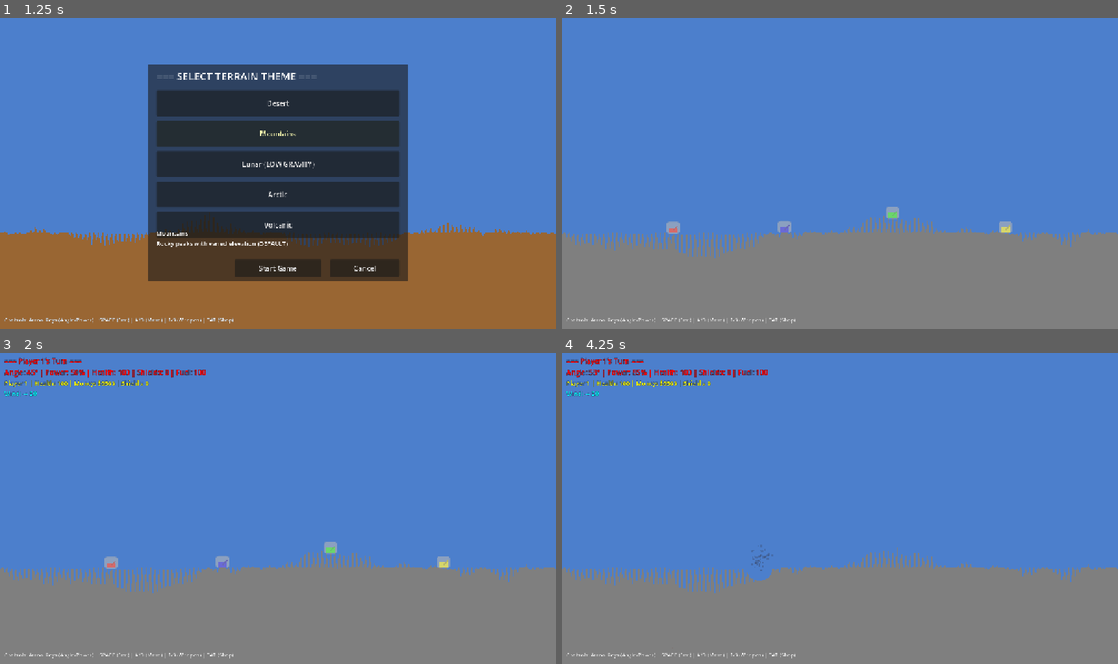
Above: before the commit, frames 1-4 (two rows, left to right).
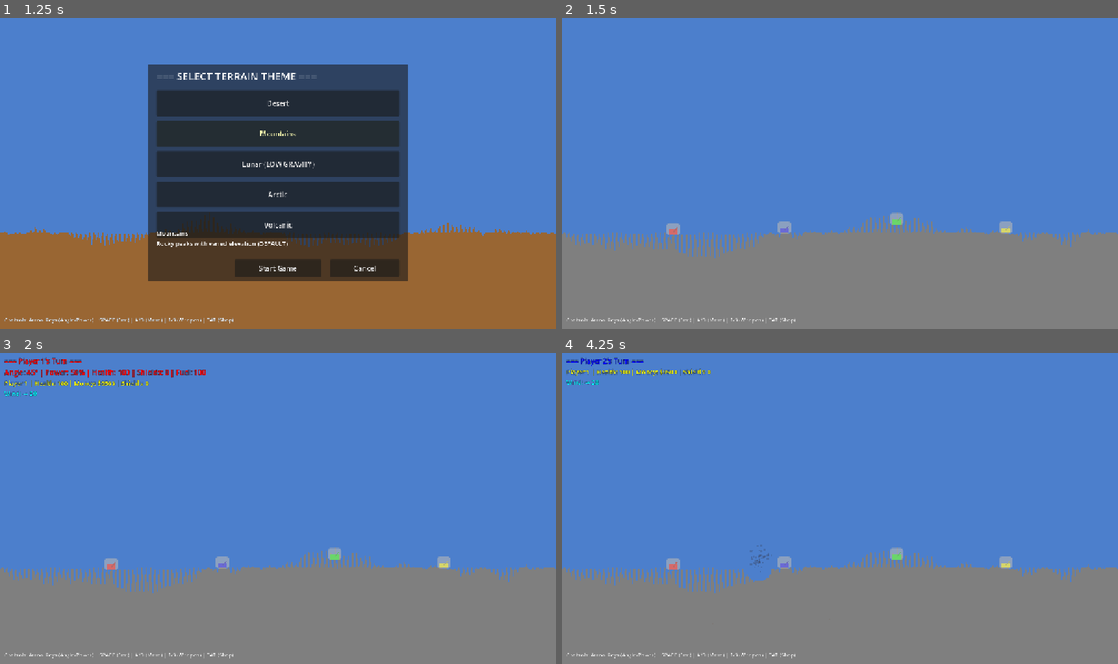
Above: after the commit, the same moments.

Repository: thamam/Games
Game: Godot game, scene res://scenes/Main.tscn
Same seed, same stepped clock (60 frames per second), same inputs: the game is played once before the commit and once after it.
Inputs:
- Up to frame 1 (1.25 s): tap Enter at 0.5 s; hold D (move_right) from 0.53 s (still down); hold Space (fire) from 0.53 s (still down); tap Up (ui_up) at 0.77 s
- Up to frame 2 (1.5 s): release D (move_right) at 1.25 s; release Space (fire) at 1.25 s; click "Start Game" at 1.25 s
- Up to frame 3 (2 s): no input
- Up to frame 4 (4.25 s): hold D (move_right) 2.03-2.78 s; tap Tab at 2.1 s; tap Up (ui_up) at 2.27, 3.77 s; tap Space (fire) at 2.75, 3.6 s; hold A (move_left) 2.78-3.53 s; tap R at 2.85 s; tap Enter at 3.5 s; hold D (move_right) from 3.53 s (still down)

Frame 1 is identical in both runs. In frame 2, 0.2% of the frame differs, in the area x 18-81%, y 60-70%; in frame 3, 0.2%; in frame 4, 1.4%, in the area x 0-81%, y 1-74%.

Commit message:
Replace CollisionPolygon2D with segment-based collision
- Use multiple small RectangleShape2D segments instead of single polygon
- Creates ~160 segments (8px wide x 20px tall) along terrain surface
- Completely eliminates 'Convex decomposing failed!' error
- Prevents tanks from falling through terrain after explosions

CollisionPolygon2D requires convex decomposition which was failing
even with reduced point counts. Segment-based approach uses simple
convex shapes that don't require decomposition.

Generated with [Claude Code](https://claude.ai/code)
via [Happy](https://happy.engineering)

Co-Authored-By: Claude <noreply@anthropic.com>
Co-Authored-By: Happy <yesreply@happy.engineering>

Diff:
--- a/Scorch/ScorchedEarth/scripts/Terrain.gd
+++ b/Scorch/ScorchedEarth/scripts/Terrain.gd
@@ -31,7 +31,6 @@
 var terrain_texture: ImageTexture
 var terrain_sprite: Sprite2D
 var collision_body: StaticBody2D  # Track the physics body
-var collision_shape: CollisionPolygon2D
 
 ## Height map for quick access
 var height_map: PackedInt32Array
@@ -136,43 +135,43 @@
 		height_map = new_heights
 
 func setup_collision() -> void:
-	"""Create collision shape for terrain based on height map"""
+	"""Create collision shape for terrain using segments to avoid convex decomposition"""
 	# Remove old collision body if exists
 	if collision_body:
 		collision_body.queue_free()
 		collision_body = null
-		collision_shape = null
 
 	# Create StaticBody2D for terrain collision
 	collision_body = StaticBody2D.new()
 	add_child(collision_body)
 
-	# Create collision polygon
-	collision_shape = CollisionPolygon2D.new()
-	collision_body.add_child(collision_shape)
-
-	# Build polygon from height map (simplified to prevent convex decomposition failure)
-	var polygon_points = PackedVector2Array()
-
-	# Sample every N pixels to reduce polygon complexity (prevents "Convex decomposing failed!")
-	var sample_rate = 4  # Sample every 4 pixels to reduce points from 1280 to ~320
-
-	# Start from bottom-left
-	polygon_points.append(Vector2(0, terrain_height))
-
-	# Follow the terrain surface with sampling
-	for x in range(0, terrain_width, sample_rate):
-		polygon_points.append(Vector2(x, height_map[x]))
-
-	# Add final point if not already added
-	if (terrain_width - 1) % sample_rate != 0:
-		polygon_points.append(Vector2(terrain_width - 1, height_map[terrain_width - 1]))
-
-	# Complete the polygon: right edge down, bottom edge left
-	polygon_points.append(Vector2(terrain_width - 1, terrain_height))
-
-	collision_shape.polygon = polygon_points
-	print("Collision shape created with %d points (sampled at 1:%d)" % [polygon_points.size(), sample_rate])
+	# Use segment-based collision instead of polygon to avoid "Convex decomposing failed!"
+	# Create collision segments connecting surface points
+	var segment_width = 8  # Width of each segment (pixels)
+	var segment_count = 0
+
+	for x in range(0, terrain_width - segment_width, segment_width):
+		# Get heights at segment start and end
+		var h1 = height_map[x]
+		var h2 = height_map[min(x + segment_width, terrain_width - 1)]
+
+		# Create a small rectangular collision shape for this segment
+		var segment_shape = CollisionShape2D.new()
+		var rect_shape = RectangleShape2D.new()
+
+		# Calculate segment dimensions and position
+		var segment_height = 20.0  # Thickness below surface
+		var avg_height = (h1 + h2) / 2.0
+		var segment_center = Vector2(x + segment_width / 2.0, avg_height + segment_height / 2.0)
+
+		rect_shape.size = Vector2(segment_width, segment_height)
+		segment_shape.position = segment_center
+		segment_shape.shape = rect_shape
+
+		collision_body.add_child(segment_shape)
+		segment_count += 1
+
+	print("Collision created with %d segments" % segment_count)
 
 func destroy_terrain(pos: Vector2, radius: float, add_dirt: bool = false) -> void:
 	"""Destroy (or add) terrain at position with given radius"""
